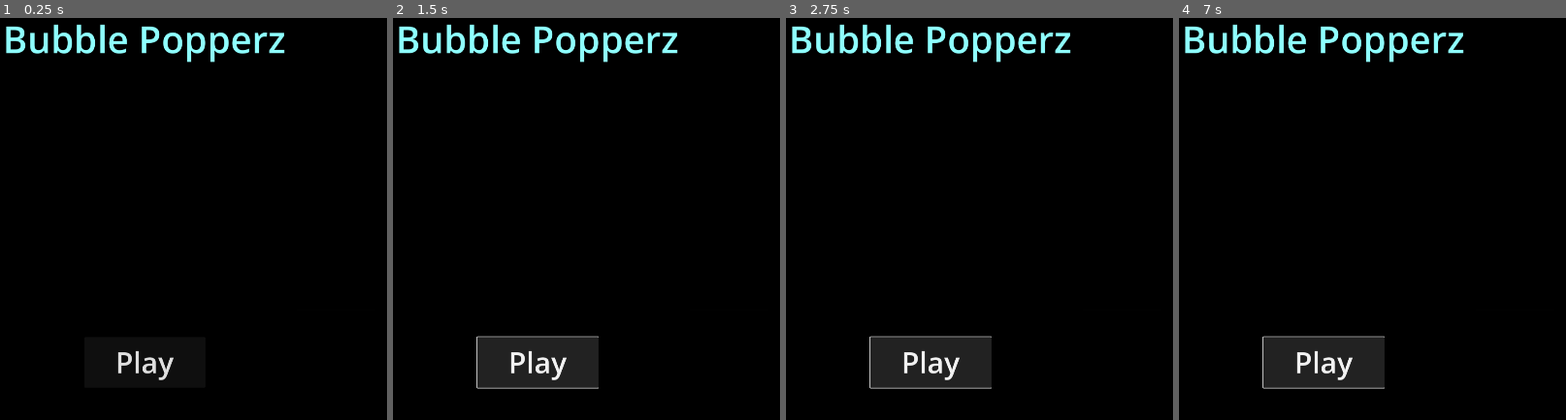
Above: before the commit, frames 1-4 (left to right).
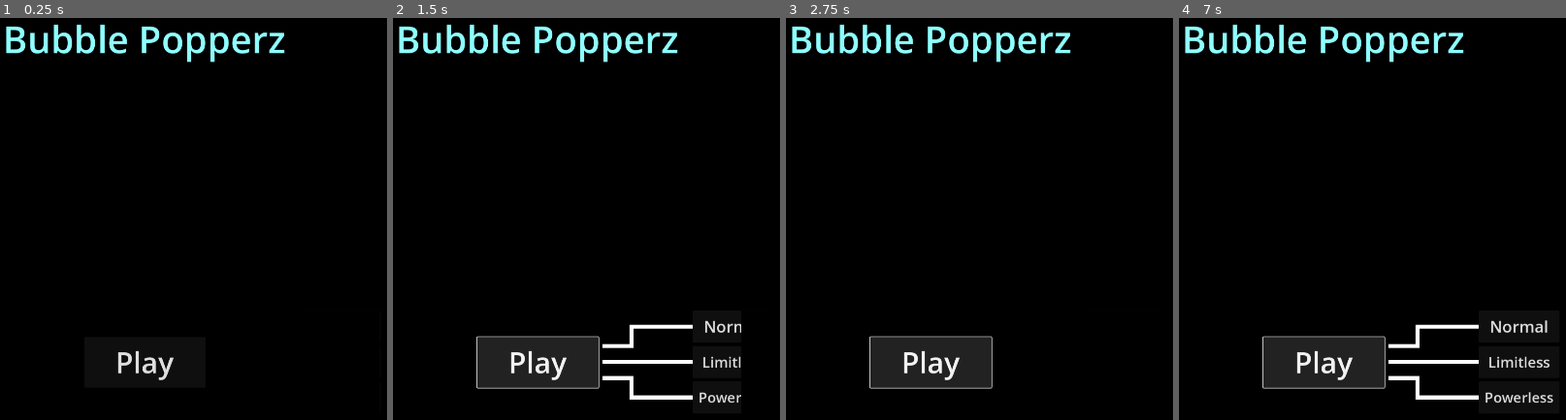
Above: after the commit, the same moments.

Repository: approachcircle/BubblePopperz
Game: Godot game, scene res://scenes/MainMenu.tscn
Two runs of this game, one before a commit and one after it. Both use one fixed random seed, a clock stepped at 60 frames per second and the inputs below.
Inputs:
- Up to frame 1 (0.25 s): no input
- Up to frame 2 (1.5 s): click "TBD..." (after the commit: "Powerless") at 0.5 s; click "Play" at 1.25 s
- Up to frame 3 (2.75 s): click "Play" at 2 s
- Up to frame 4 (7 s): click "Normal" at 2.75 s; click "Normal" at 3.5 s; click "Limitless" at 4.25 s; click "Limitless" at 5 s; click "TBD..." (after the commit: "Powerless") at 5.75 s; click "Play" at 6.5 s

The runs differ from the first frame. In frame 2, 1.4% of the frame differs, in the area x 53-90%, y 75-96%; in frame 3, less than 0.1%; in frame 4, 1.7%, in the area x 53-97%, y 75-96%.

Commit message:
animate play button and modes

Diff:
--- a/scenes/MainMenu.tscn
+++ b/scenes/MainMenu.tscn
@@ -1,7 +1,7 @@
-[gd_scene load_steps=6 format=3 uid="uid://da5rbo1846t4o"]
+[gd_scene load_steps=10 format=3 uid="uid://da5rbo1846t4o"]
 
 [ext_resource type="Theme" uid="uid://c5ia32277hif5" path="res://ButtonLargeText.tres" id="1_p6aqv"]
-[ext_resource type="Script" path="res://scripts/PlayButton.gd" id="2_t3mui"]
+[ext_resource type="Script" path="res://scripts/main_menu.gd" id="2_t3mui"]
 
 [sub_resource type="LabelSettings" id="LabelSettings_k4rd0"]
 font_size = 92
@@ -13,6 +13,46 @@
 [sub_resource type="Theme" id="Theme_p6k0t"]
 default_font_size = 36
 
+[sub_resource type="Theme" id="Theme_dhjx0"]
+default_font_size = 35
+
+[sub_resource type="Animation" id="Animation_fxkty"]
+length = 0.001
+tracks/0/type = "value"
+tracks/0/imported = false
+tracks/0/enabled = true
+tracks/0/path = NodePath("ModesCover:position")
+tracks/0/interp = 1
+tracks/0/loop_wrap = true
+tracks/0/keys = {
+"times": PackedFloat32Array(0),
+"transitions": PackedFloat32Array(1),
+"update": 0,
+"values": [Vector2(1112, 808)]
+}
+
+[sub_resource type="Animation" id="Animation_dk4sv"]
+resource_name = "uncover"
+length = 0.25
+tracks/0/type = "value"
+tracks/0/imported = false
+tracks/0/enabled = true
+tracks/0/path = NodePath("ModesCover:position")
+tracks/0/interp = 2
+tracks/0/loop_wrap = true
+tracks/0/keys = {
+"times": PackedFloat32Array(0, 0.233333),
+"transitions": PackedFloat32Array(1, 1),
+"update": 0,
+"values": [Vector2(1120, 808), Vector2(1552, 808)]
+}
+
+[sub_resource type="AnimationLibrary" id="AnimationLibrary_82kjp"]
+_data = {
+"RESET": SubResource("Animation_fxkty"),
+"uncover": SubResource("Animation_dk4sv")
+}
+
 [node name="MainMenu" type="Control"]
 layout_mode = 3
 anchors_preset = 15
@@ -20,8 +60,9 @@
 anchor_bottom = 1.0
 grow_horizontal = 2
 grow_vertical = 2
+script = ExtResource("2_t3mui")
 
-[node name="Button" type="Button" parent="."]
+[node name="PlayButton" type="Button" parent="."]
 layout_mode = 1
 anchors_preset = 7
 anchor_left = 0.5
@@ -36,7 +77,6 @@
 grow_vertical = 0
 theme = ExtResource("1_p6aqv")
 text = "Play"
-script = ExtResource("2_t3mui")
 
 [node name="Label" type="Label" parent="."]
 layout_mode = 1
@@ -54,45 +94,51 @@
 [node name="Gamemodes" type="CanvasGroup" parent="."]
 
 [node name="Line0" type="Line2D" parent="Gamemodes"]
-position = Vector2(1092, 881)
+position = Vector2(1102, 881)
 points = PackedVector2Array(20, 15, 92, 15, 92, -33, 244, -33)
 
 [node name="Line1" type="Line2D" parent="Gamemodes"]
-position = Vector2(1092, 922)
+position = Vector2(1102, 922)
 points = PackedVector2Array(20, 14, 92, 14, 244, 14)
 
 [node name="Line2" type="Line2D" parent="Gamemodes"]
-position = Vector2(1093, 993)
+position = Vector2(1103, 993)
 scale = Vector2(0.962478, -1.00107)
 points = PackedVector2Array(19.7407, 16.9819, 94.5476, 16.9819, 94.5476, -30.9668, 252.473, -30.9668)
 
 [node name="Normal" type="Button" parent="Gamemodes"]
-offset_left = 1336.0
+offset_left = 1346.0
 offset_top = 808.0
-offset_right = 1536.0
+offset_right = 1546.0
 offset_bottom = 888.0
 theme = SubResource("Theme_n1s2g")
 text = "Normal"
 
 [node name="Limitless" type="Button" parent="Gamemodes"]
-offset_left = 1336.0
+offset_left = 1346.0
 offset_top = 896.0
-offset_right = 1536.0
+offset_right = 1546.0
 offset_bottom = 976.0
 theme = SubResource("Theme_p6k0t")
 text = "Limitless"
 
 [node name="TBD" type="Button" parent="Gamemodes"]
-offset_left = 1336.0
+offset_left = 1346.0
 offset_top = 984.0
-offset_right = 1536.0
+offset_right = 1546.0
 offset_bottom = 1064.0
-text = "TBD..."
+theme = SubResource("Theme_dhjx0")
+text = "Powerless"
 
 [node name="ModesCover" type="ColorRect" parent="."]
 layout_mode = 0
 offset_left = 1112.0
 offset_top = 808.0
-offset_right = 1536.0
+offset_right = 1544.0
 offset_bottom = 1064.0
 color = Color(0, 0, 0, 1)
+
+[node name="Animator" type="AnimationPlayer" parent="."]
+libraries = {
+"": SubResource("AnimationLibrary_82kjp")
+}
--- a/scripts/PlayButton.gd
+++ /dev/null
@@ -1,11 +0,0 @@
-extends Button
-
-
-# Called when the node enters the scene tree for the first time.
-func _ready() -> void:
-	self.pressed.connect(func(): print("test"))
-
-
-# Called every frame. 'delta' is the elapsed time since the previous frame.
-func _process(delta: float) -> void:
-	pass
--- /dev/null
+++ b/scripts/main_menu.gd
@@ -0,0 +1,19 @@
+extends Control
+
+var covered = true
+
+# Called when the node enters the scene tree for the first time.
+func _ready() -> void:
+	get_node("PlayButton").pressed.connect(slide_cover)
+
+func slide_cover():
+	var animator: AnimationPlayer = get_node("Animator")
+	if covered:
+		animator.play("uncover")
+	else:
+		animator.play_backwards("uncover")
+	covered = not covered
+
+# Called every frame. 'delta' is the elapsed time since the previous frame.
+func _process(delta: float) -> void:
+	pass
Not shown, added: assets/Heart.png.import
Not shown, added: assets/Noheart.png.import
Not shown, added: assets/final bubbles/Final ninja bubble.png.import
Not shown, added: assets/halfheart.png.import
Not shown, added: assets/powerups/freeze.png.import
Not shown, added: assets/powerups/nuke.png.import
Not shown, added: assets/powerups/shield.PNG.import
